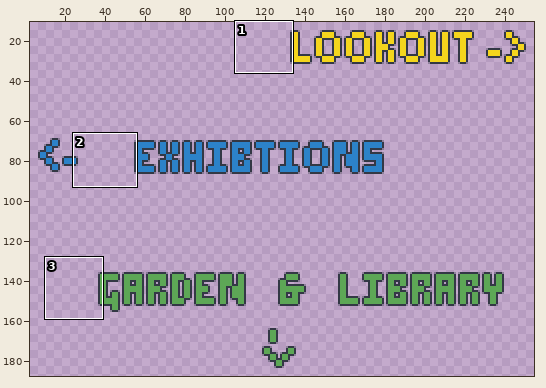
Two states of a sprite sheet, tilesets/Library_reception_signs.png. The picture above shows the old version from afar; the outline marks the close-up.
Close-up. Before:
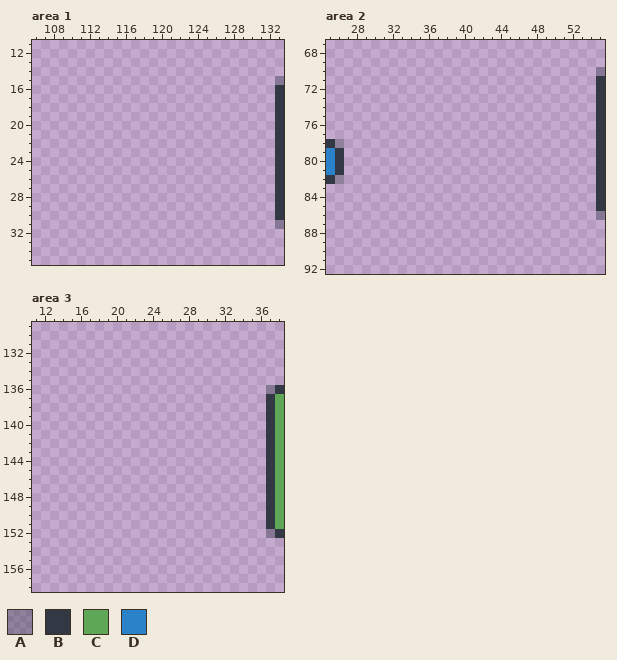
The file is 256x192 pixels. Pixels under 10% opacity are left out. Colours within 5 levels of each other are drawn and written as one. Shown: area 1: x 106..133, y 11..35; area 2: x 25..55, y 67..92; area 3: x 11..38, y 129..158. The old version is drawn lined up with the new one. The wide view leaves out empty margins.
Palette (. is transparent): A #3237455c  B #333845  C #5da756  D #2c82c8
Pixels before, area 1, first column x 133:
15 A
16 B
17 B
18 B
19 B
20 B
21 B
22 B
23 B
24 B
25 B
26 B
27 B
28 B
29 B
30 B
31 A
Pixels before, area 2, first column x 25:
70 ..............................A
71 ..............................B
72 ..............................B
73 ..............................B
74 ..............................B
75 ..............................B
76 ..............................B
77 ..............................B
78 BA............................B
79 DB............................B
80 DB............................B
81 DB............................B
82 BA............................B
83 ..............................B
84 ..............................B
85 ..............................B
86 ..............................A
Pixels before, area 3, first column x 37:
136 AB
137 BC
138 BC
139 BC
140 BC
141 BC
142 BC
143 BC
144 BC
145 BC
146 BC
147 BC
148 BC
149 BC
150 BC
151 BC
152 AB
After:
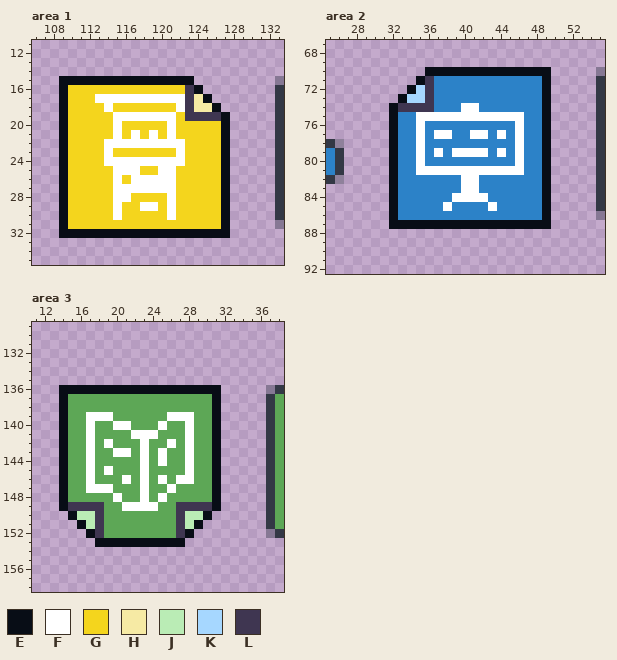
Colours new in this view: E #080d16  F #ffffff  G #f4d51d  H #f6eaa4  J #baecb5  K #a6d7ff  L #3f3651
The edit:
drawings rearranged on the sheet (the old picture shows each at its new place)
Changed rows in their new state; - is an unchanged pixel.
Area 1:
first column x 109:
15 EEEEEEEEEEEEEEE----
16 EGGGGGGGGGGGGGLE---
17 EGGGFFFFFFFFFFLHE--
18 EGGGGFGGGGGGGFLHHE-
19 EGGGGGFFFFFFFGLLLLE
20 EGGGGGFGGGGGFGGGGGE
21 EGGGGGFGFGFGFGGGGGE
22 EGGGGFFFFFFFFFGGGGE
23 EGGGGFGGGGGGGFGGGGE
24 EGGGGFFFFFFFFFGGGGE
25 EGGGGGFFFGGFFGGGGGE
26 EGGGGGFGFFFFFGGGGGE
27 EGGGGGFFFFFFFGGGGGE
28 EGGGGGFFGGGGFGGGGGE
29 EGGGGGFGGFFGFGGGGGE
30 EGGGGGFGGGGGFGGGGGE
31 EGGGGGGGGGGGGGGGGGE
32 EEEEEEEEEEEEEEEEEEE
Area 2:
first column x 32:
70 ----EEEEEEEEEEEEEE
71 ---ELDDDDDDDDDDDDE
72 --EKLDDDDDDDDDDDDE
73 -EKKLDDDDDDDDDDDDE
74 ELLLLDDDFFDDDDDDDE
75 EDDFFFFFFFFFFFFDDE
76 EDDFDDDDDDDDDDFDDE
77 EDDFDFFDDFFDFDFDDE
78 EDDFDDDDDDDDDDFDDE
79 EDDFDFDFFFFDFDFDDE
80 EDDFDDDDDDDDDDFDDE
81 EDDFFFFFFFFFFFFDDE
82 EDDDDDDDFFDDDDDDDE
83 EDDDDDDDFFDDDDDDDE
84 EDDDDDDFFFFDDDDDDE
85 EDDDDDFDDDDFDDDDDE
86 EDDDDDDDDDDDDDDDDE
87 EEEEEEEEEEEEEEEEEE
Area 3:
first column x 14:
136 EEEEEEEEEEEEEEEEEE
137 ECCCCCCCCCCCCCCCCE
138 ECCCCCCCCCCCCCCCCE
139 ECCFFFCCCCCCFFFCCE
140 ECCFCCFFCCCFCCFCCE
141 ECCFCCCCFFFCCCFCCE
142 ECCFCFCCCFCCFCFCCE
143 ECCFCCFFCFCFCCFCCE
144 ECCFCCCCCFCFCCFCCE
145 ECCFCFCCCFCCCCFCCE
146 ECCFCCCFCFCFCFFCCE
147 ECCFFFCCCFCCFCCCCE
148 ECCCCCFCCFCFCCCCCE
149 ELLLLCCFFFFCCLLLLE
150 -EJJLCCCCCCCCLJJE-
151 --EJLCCCCCCCCLJE--
152 ---ELCCCCCCCCLE---
153 ----EEEEEEEEEE----
